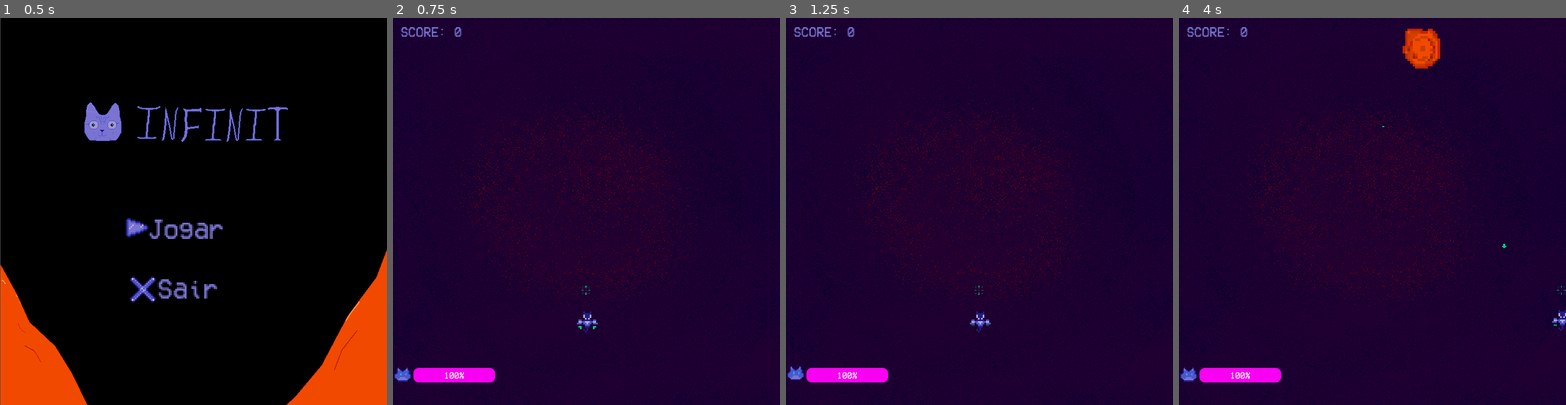
Above: before the commit, frames 1-4 (left to right).
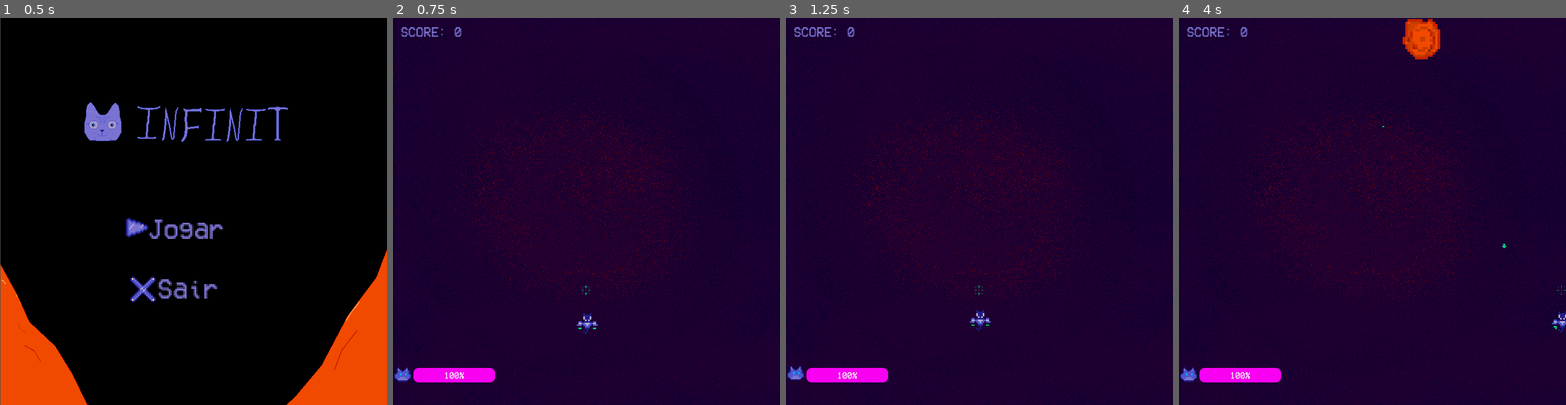
Above: after the commit, the same moments.

Repository: Flaviostack/GD-infinity-01
Game: Godot game, scene res://scenes/outros/menu.tscn
Two runs of this game, one before a commit and one after it. Both use one fixed random seed, a clock stepped at 60 frames per second and the inputs below.
Inputs:
- Up to frame 1 (0.5 s): no input
- Up to frame 2 (0.75 s): click "Jogar" at 0.5 s
- Up to frame 3 (1.25 s): no input
- Up to frame 4 (4 s): tap Enter at 1.25 s; hold D (right) 1.28-2.03 s; tap E (atack) every 0.75 s from 1.35 to 3.6 s; hold A (left) 2.03-2.78 s; hold D (right) from 2.78 s (still down)

Frame 1 is identical in both runs. In frame 2, 0.1% of the frame differs, in the area x 47-53%, y 75-82%; in frame 3, 0.1%; in frame 4, 0.9%, in the area x 57-100%, y 0-82%.

Commit message:
adicionei sons em ações como 'clicar em play', 'atirar', 'destruir rochas' e 'levar dano'

Diff:
--- /dev/null
+++ b/scenes/Ambiente/boss_fight.tscn
@@ -0,0 +1,19 @@
+[gd_scene load_steps=4 format=3 uid="uid://dvvxfpegdocq"]
+
+[ext_resource type="Texture2D" uid="uid://cmup5q4k16qvc" path="res://Textures/fundo.png" id="1_00ajq"]
+[ext_resource type="PackedScene" uid="uid://cahst5sg2lslv" path="res://scenes/Entidades/ratao.tscn" id="2_h3lqg"]
+[ext_resource type="PackedScene" uid="uid://bfcymhqi8q682" path="res://scenes/Entidades/Player.tscn" id="3_h3lqg"]
+
+[node name="BossFight" type="Node2D"]
+
+[node name="Fundo" type="Sprite2D" parent="."]
+position = Vector2(360, 360)
+texture = ExtResource("1_00ajq")
+metadata/_edit_lock_ = true
+
+[node name="Ratao" parent="." instance=ExtResource("2_h3lqg")]
+position = Vector2(364, 55)
+scale = Vector2(10, 10)
+
+[node name="Player" parent="." instance=ExtResource("3_h3lqg")]
+position = Vector2(363, 570)
--- a/scenes/Entidades/Player.tscn
+++ b/scenes/Entidades/Player.tscn
@@ -1,9 +1,10 @@
-[gd_scene load_steps=20 format=3 uid="uid://bfcymhqi8q682"]
+[gd_scene load_steps=21 format=3 uid="uid://bfcymhqi8q682"]
 
 [ext_resource type="Script" uid="uid://dbmyrgwd323x5" path="res://scenes/Entidades/player.gd" id="1_v6fml"]
 [ext_resource type="PackedScene" uid="uid://brp2wgaby503e" path="res://scenes/Entidades/bala.tscn" id="2_mdl7e"]
 [ext_resource type="Texture2D" uid="uid://dqvneo76g0nf1" path="res://Textures/Entidades/GatinhoEspacial.png" id="3_mdl7e"]
 [ext_resource type="Texture2D" uid="uid://b57y2nrgeppco" path="res://Textures/HUD/mira.png" id="4_l1b1r"]
+[ext_resource type="AudioStream" uid="uid://b2aipv45xyg8b" path="res://sons/hitHurt.wav" id="5_l40qw"]
 
 [sub_resource type="RectangleShape2D" id="RectangleShape2D_p0vlq"]
 size = Vector2(11.5, 9)
@@ -148,3 +149,6 @@
 position = Vector2(0, -20)
 sprite_frames = SubResource("SpriteFrames_iv861")
 frame_progress = 0.944454
+
+[node name="aiaiai" type="AudioStreamPlayer2D" parent="."]
+stream = ExtResource("5_l40qw")
--- a/scenes/Entidades/bala.gd
+++ b/scenes/Entidades/bala.gd
@@ -4,13 +4,12 @@
 @export var direction = Vector2.UP
 @onready var animacao = $animacao
 
-
 func eliminar_objeto():
 		if position.y <= 0:
 			queue_free()
 # Called when the node enters the scene tree for the first time.
 func _ready() -> void:
-	pass	 # Replace with function body.
+	$pewpew.play()
 
 # Called every frame. 'delta' is the elapsed time since the previous frame.
 func _process(delta: float) -> void:
@@ -19,11 +18,13 @@
 	eliminar_objeto()
 
 func _on_body_entered(body: Node2D) -> void:
+
 	if body.is_in_group("Enemie") and body.has_signal("defeated"):
 		body.emit_signal("defeated")
 		body.queue_free()
+		$explodir.play()
+		await get_tree().create_timer(0.3).timeout
 		queue_free()
-
 
 
 func _on_area_entered(area: Area2D) -> void:
--- a/scenes/Entidades/bala.tscn
+++ b/scenes/Entidades/bala.tscn
@@ -1,7 +1,9 @@
-[gd_scene load_steps=13 format=3 uid="uid://brp2wgaby503e"]
+[gd_scene load_steps=15 format=3 uid="uid://brp2wgaby503e"]
 
 [ext_resource type="Script" uid="uid://d07k85omcaxax" path="res://scenes/Entidades/bala.gd" id="1_uu6iy"]
 [ext_resource type="Texture2D" uid="uid://bk4flehlius6q" path="res://Textures/Entidades/bala.png" id="3_8mjn7"]
+[ext_resource type="AudioStream" uid="uid://c32d0jm0cytxi" path="res://sons/atirar.wav" id="3_n7l1s"]
+[ext_resource type="AudioStream" uid="uid://c5cod8dnjgldo" path="res://sons/explosion.wav" id="4_h81is"]
 
 [sub_resource type="RectangleShape2D" id="RectangleShape2D_uu6iy"]
 size = Vector2(2, 8)
@@ -81,5 +83,11 @@
 sprite_frames = SubResource("SpriteFrames_uu6iy")
 frame_progress = 0.0153233
 
+[node name="pewpew" type="AudioStreamPlayer2D" parent="."]
+stream = ExtResource("3_n7l1s")
+
+[node name="explodir" type="AudioStreamPlayer2D" parent="."]
+stream = ExtResource("4_h81is")
+
 [connection signal="area_entered" from="." to="." method="_on_area_entered"]
 [connection signal="body_entered" from="." to="." method="_on_body_entered"]
--- a/scenes/Entidades/obstacle.gd
+++ b/scenes/Entidades/obstacle.gd
@@ -2,7 +2,7 @@
 
 @export var speed_base = 15
 var speed = speed_base * 10
-@export var type = "Enemie"
+@export var type = "Rocha"
 
 signal defeated
 
--- a/scenes/Entidades/player.gd
+++ b/scenes/Entidades/player.gd
@@ -14,6 +14,7 @@
 func levar_dano(dano : int):
 	vida = vida - dano
 	emit_signal("vida_change", vida)
+	$aiaiai.play()
 
 func mostra_vida():
 	var mostra_vida = $Vida
--- /dev/null
+++ b/scenes/Entidades/ratao.tscn
@@ -0,0 +1,13 @@
+[gd_scene load_steps=3 format=3 uid="uid://cahst5sg2lslv"]
+
+[ext_resource type="Texture2D" uid="uid://2r0d72py6dfr" path="res://Textures/NaveVermelha.png" id="1_h2gvg"]
+
+[sub_resource type="RectangleShape2D" id="RectangleShape2D_h2gvg"]
+
+[node name="Ratao" type="Area2D" groups=["Enemie"]]
+
+[node name="CollisionShape2D" type="CollisionShape2D" parent="."]
+shape = SubResource("RectangleShape2D_h2gvg")
+
+[node name="Sprite2D" type="Sprite2D" parent="."]
+texture = ExtResource("1_h2gvg")
--- a/scenes/outros/menu.gd
+++ b/scenes/outros/menu.gd
@@ -12,8 +12,11 @@
 	pass
 
 func _on_start_pressed() -> void:
+	$click.play()
+	await get_tree().create_timer(0.1).timeout
 	get_tree().change_scene_to_packed(cena_inicial)
 
 
 func _on_exit_pressed() -> void:
+	$click.play()
 	get_tree().quit()#sai do jogo mano
--- a/scenes/outros/menu.tscn
+++ b/scenes/outros/menu.tscn
@@ -6,6 +6,7 @@
 [ext_resource type="Texture2D" uid="uid://ck33f8dfqpvrg" path="res://Textures/HUD/play.png" id="4_dntoe"]
 [ext_resource type="FontFile" uid="uid://c0js8a3m8a6pb" path="res://Textures/VCR_OSD_MONO_1.001.ttf" id="4_drenf"]
 [ext_resource type="Texture2D" uid="uid://bmqqnp3t8cfmv" path="res://Textures/HUD/sair.png" id="5_drenf"]
+[ext_resource type="AudioStream" uid="uid://cvs5s0ss32uka" path="res://sons/blipSelect.wav" id="7_1arhv"]
 
 [sub_resource type="StyleBoxTexture" id="StyleBoxTexture_vjb58"]
 
@@ -85,5 +86,8 @@
 horizontal_alignment = 1
 vertical_alignment = 1
 
+[node name="click" type="AudioStreamPlayer2D" parent="."]
+stream = ExtResource("7_1arhv")
+
 [connection signal="pressed" from="Start" to="." method="_on_start_pressed"]
 [connection signal="pressed" from="Exit" to="." method="_on_exit_pressed"]
Not shown: 1 places in scenes/outros/menu.tscn that only renumber resources
Not shown, added: sons/atirar.wav.import
Not shown, added: sons/blipSelect.wav.import
Not shown, added: sons/explosion.wav.import
Not shown, added: sons/hitHurt.wav.import
Not shown, added: sons/atirar.wav
Not shown, added: sons/blipSelect.wav
Not shown, added: sons/explosion.wav
Not shown, added: sons/hitHurt.wav
